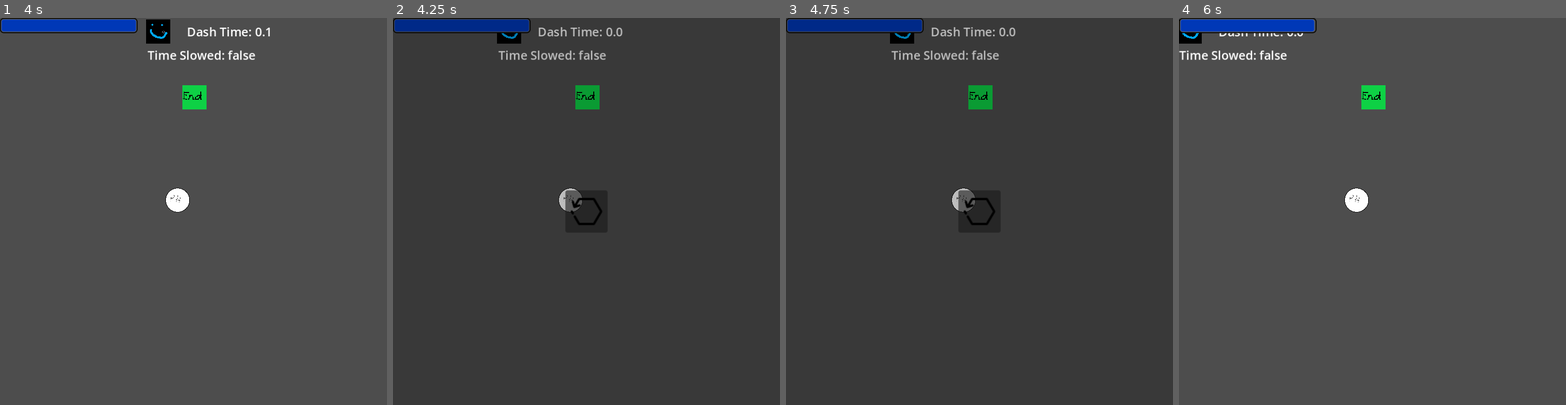
Above: before the commit, frames 1-4 (left to right).
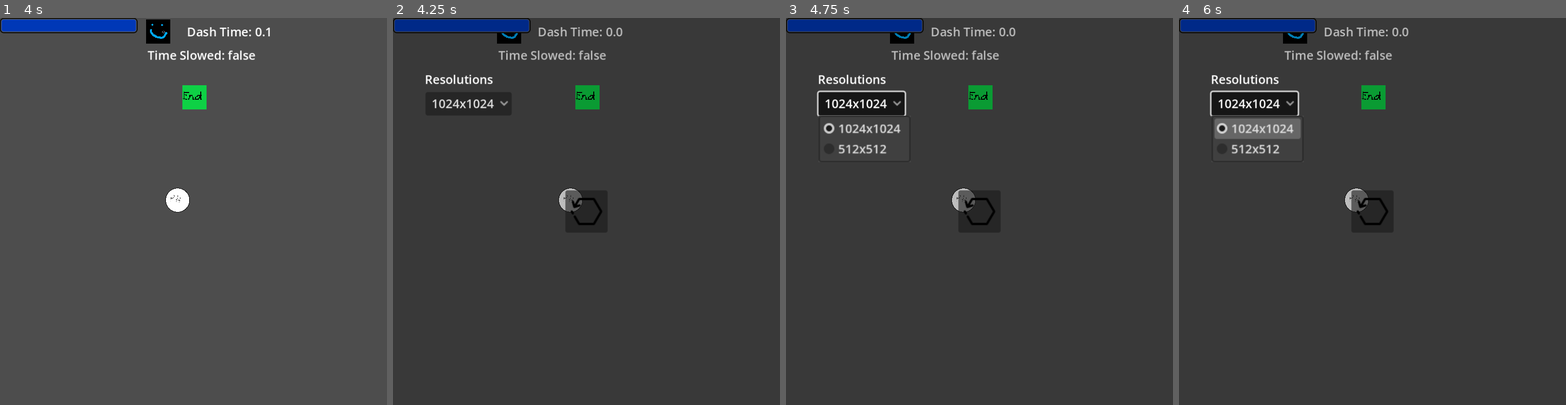
Above: after the commit, the same moments.

Repository: MassiveBreaker/IcoJam-321
Game: Godot game, scene res://Scenes/Main.tscn
Two runs of this game, one before a commit and one after it. Both use one fixed random seed, a clock stepped at 60 frames per second and the inputs below.
Inputs (mouse positions are in pixels of both pictures, inside the frame that each line leads up to):
- Up to frame 1 (4 s): tap Enter at 0.5 s; hold D (Right) 0.53-1.28 s; hold F (Dash) 0.53-1.28 s; hold S (Down) 1.28-2.03 s; tap T (Timestop) at 1.35, 2.85 s; hold D (Right) 2.03-2.78 s; hold F (Dash) 2.03-2.78 s; tap Space at 2.75 s; hold W (Up) 2.78-3.53 s; hold A (Left) from 3.53 s (still down); hold F (Dash) from 3.53 s (still down)
- Up to frame 2 (4.25 s): keep holding A (Left); keep holding F (Dash); tap Escape (Pause) at 4.15 s
- Up to frame 3 (4.75 s): release A (Left) at 4.25 s; release F (Dash) at 4.25 s; click (863, 103) at 4.25 s, where only the run after the commit has a clickable "1024x1024"
- Up to frame 4 (6 s): click (1372, 211) at 5 s; tap Enter at 5.75 s; hold A (Left) from 5.78 s (still down); tap T (Timestop) at 5.85 s

Frame 1 is identical in both runs. In frame 2, 0.4% of the frame differs, in the area x 8-30%, y 14-24%; in frame 3, 2.1%; in frame 4, 7.1%, in the area x 0-60%, y 0-56%.

Commit message:
Resolution Picker

Diff:
--- a/Scenes/PauseScreen.tscn
+++ b/Scenes/PauseScreen.tscn
@@ -36,4 +36,32 @@
 layout_mode = 2
 icon = ExtResource("2_3x4ng")
 
+[node name="Resolutions" type="Control" parent="."]
+layout_mode = 1
+anchors_preset = 15
+anchor_right = 1.0
+anchor_bottom = 1.0
+grow_horizontal = 2
+grow_vertical = 2
+
+[node name="Label" type="Label" parent="Resolutions"]
+layout_mode = 1
+anchors_preset = 15
+anchor_right = 1.0
+anchor_bottom = 1.0
+offset_left = 42.0
+offset_top = 70.0
+offset_right = 133.0
+offset_bottom = 96.0
+grow_horizontal = 2
+grow_vertical = 2
+text = "Resolutions"
+
+[node name="OptionButton" type="OptionButton" parent="Resolutions"]
+offset_left = 43.0
+offset_top = 98.0
+offset_right = 152.0
+offset_bottom = 118.0
+
 [connection signal="pressed" from="VBoxContainer/Redo" to="." method="redo"]
+[connection signal="item_selected" from="Resolutions/OptionButton" to="." method="_on_option_button_item_selected"]
--- a/Scripts/Goal.gd
+++ b/Scripts/Goal.gd
@@ -1,6 +1,6 @@
 extends Area2D
 
-func _on_body_entered(body: Node2D) -> void:
+func _on_body_entered(_body: Node2D) -> void:
 	Handler.level += 1
 	Handler.level_changed.emit(Handler.level)
 	pass # Replace with function body.
--- a/Scripts/Handler.gd
+++ b/Scripts/Handler.gd
@@ -5,7 +5,7 @@
 var timeSlow : bool
 var level : int
 var isLoss : bool
-func _process(delta: float) -> void:
+func _process(_delta: float) -> void:
 	if timeSlow:
 		Engine.time_scale = .5
 	else:
--- a/Scripts/PauseScreen.gd
+++ b/Scripts/PauseScreen.gd
@@ -2,7 +2,16 @@
 
 signal redoLevel(level)
 @onready var bg : ColorRect = $ColorRect
+
+
+@onready var resolutionShow : Control = $Resolutions
+
+
+var resolutions : Dictionary = {"1024x1024" : Vector2i(1024,1024),
+								"512x512" : Vector2i(512,512)}
+
 func _ready() -> void:
+	addResolutions()
 	get_tree().paused = false
 	hide()
 	Handler.loss.connect(pause)
@@ -23,3 +32,15 @@
 	get_tree().paused = false
 	hide()
 	redoLevel.emit(Handler.level)
+
+
+func addResolutions():
+	for r in resolutions:
+		$Resolutions/OptionButton.add_item(r)
+
+
+func _on_option_button_item_selected(index: int) -> void:
+	var size = resolutions.get($Resolutions/OptionButton.get_item_text(index))
+	DisplayServer.window_set_size(size)
+	DisplayServer.window_set_position(DisplayServer.screen_get_size()/2 - size/2)
+	pass # Replace with function body.
